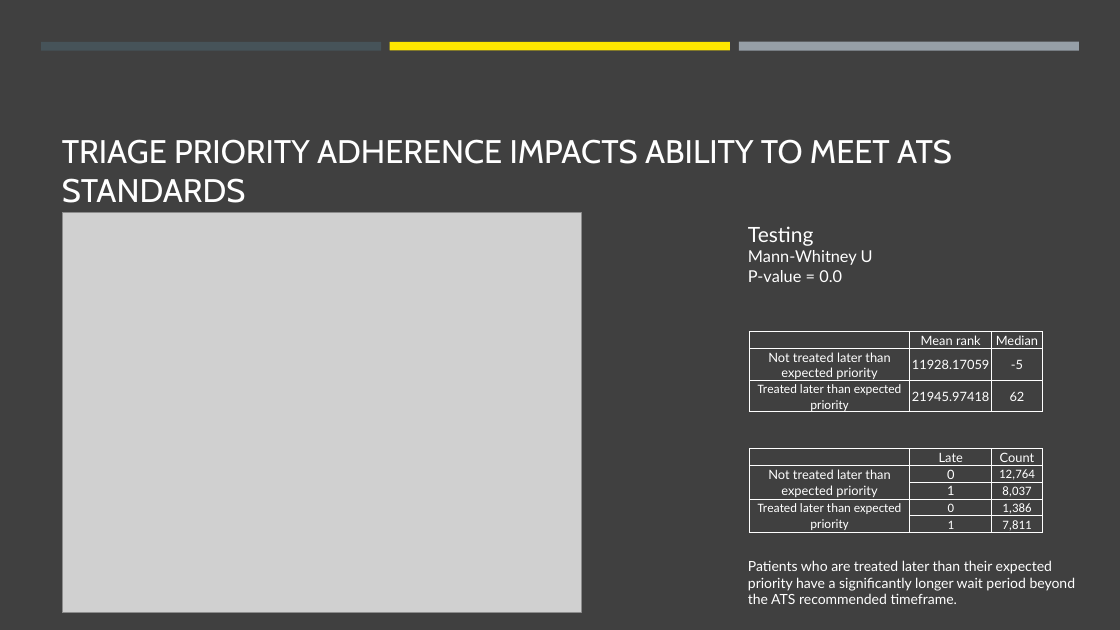
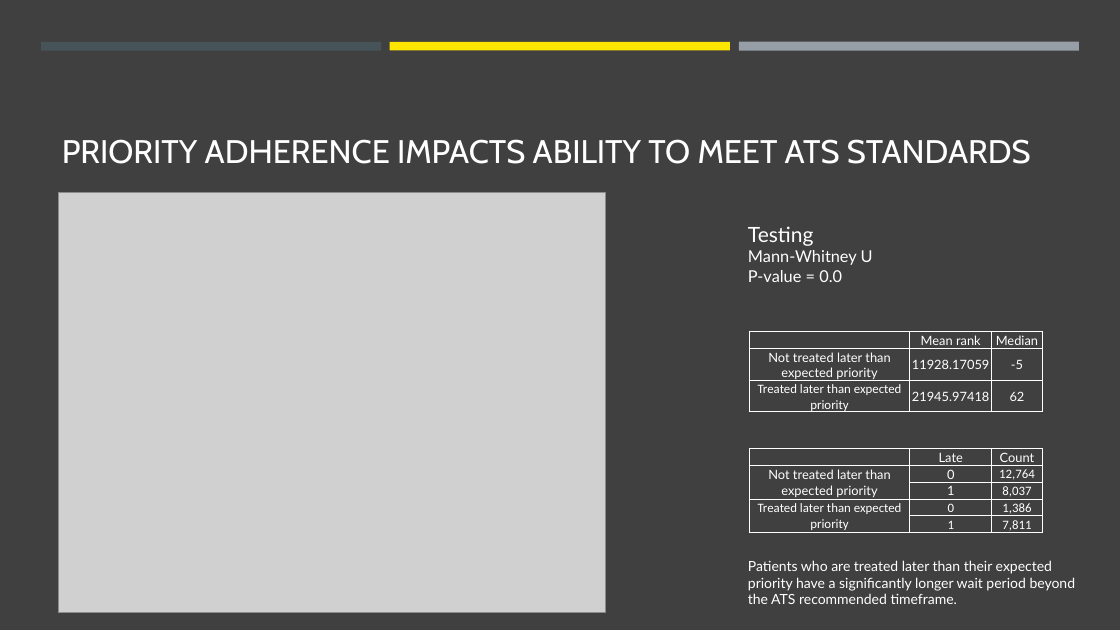
Before and after one commit to jasonnguyen3697/EY_DataChallenge, a slide deck: slide 10 of stuff.pptx (slide 9 before the commit). Drawn at 1120x630 pixels with LibreOffice and Linux fonts; fonts in the diff are those of the drawing; grey boxes stand for pictures. Boxes give left, top, right and bottom in pixels: in the first picture for what was removed or moved away, otherwise in the second. Text is boxed around its words. In the diff, an @@ line names an element or a change of style, - is before the commit and + after.

Commit message:
update ppt

```diff
--- a/stuff.pptx
+++ b/stuff.pptx
@@ title "PRIORITY ADHERENCE IMPACTS ABILITY TO ..." at box(62, 139, 1031, 164): vertical alignment bottom to middle @@
@@ title at box(62, 139, 1031, 164): text changed @@
-TRIAGE PRIORITY ADHERENCE IMPACTS ABILITY TO MEET ATS STANDARDS
+PRIORITY ADHERENCE IMPACTS ABILITY TO MEET ATS STANDARDS
@@ picture: place and size @@
-picture at box(62, 213, 581, 613)
+picture at box(58, 193, 605, 613)
```
Also in this commit, not shown: 2 slides added.
